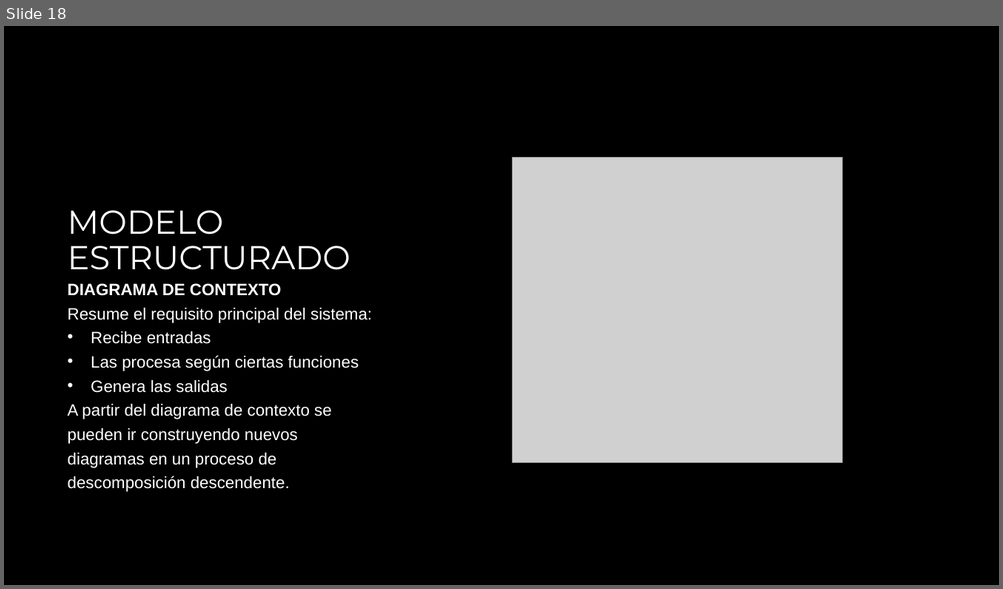
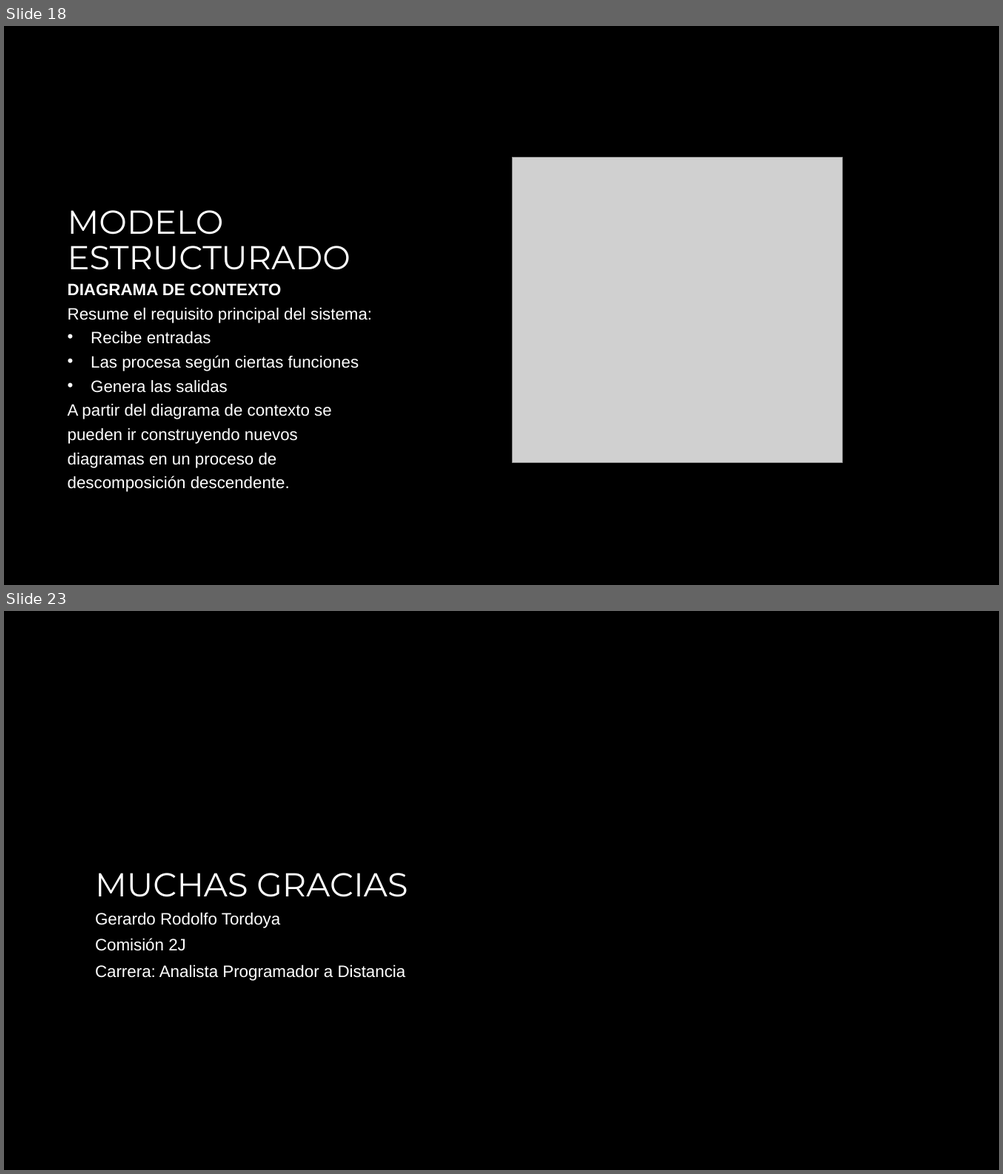
Before and after one commit to zherar7ordoya/AP3, a slide deck: Metodología de Desarrollo de Sistemas I/1er Parcial Metodologia I 2021 (Parte B).pptx. Shown one above the other, each under a label of ours: slide 18 before the commit, slides 18 and 23 after it; the slides between them are not shown. The pictures are 1003x589 and 1003x1174 pixels, drawn with LibreOffice and Linux fonts; fonts in the diff are those of the drawing; grey boxes stand for pictures; background and template pictures are left out. Boxes give left, top, right and bottom in pixels: in the first picture for what was removed or moved away, otherwise in the second. Text is boxed around its words. In the diff, an @@ line names an element or a change of style, - is before the commit and + after.

```diff
--- a/Metodología de Desarrollo de Sistemas I/1er Parcial Metodologia I 2021 (Parte B).pptx
+++ b/Metodología de Desarrollo de Sistemas I/1er Parcial Metodologia I 2021 (Parte B).pptx
@@ slide 23 added at (4, 611, 999, 1170), background #000000 @@
@@ title added at (95, 873, 407, 897), 32 pt, text #FFFFFF @@
+MUCHAS GRACIAS
@@ text added at (95, 912, 406, 981), 16 pt, text #FFFFFF @@
+Gerardo Rodolfo Tordoya
+Comisión 2J
+Carrera: Analista Programador a Distancia
```
Also in this commit, not shown: 1 slide changed, 3 other slides added, 16 other files.
